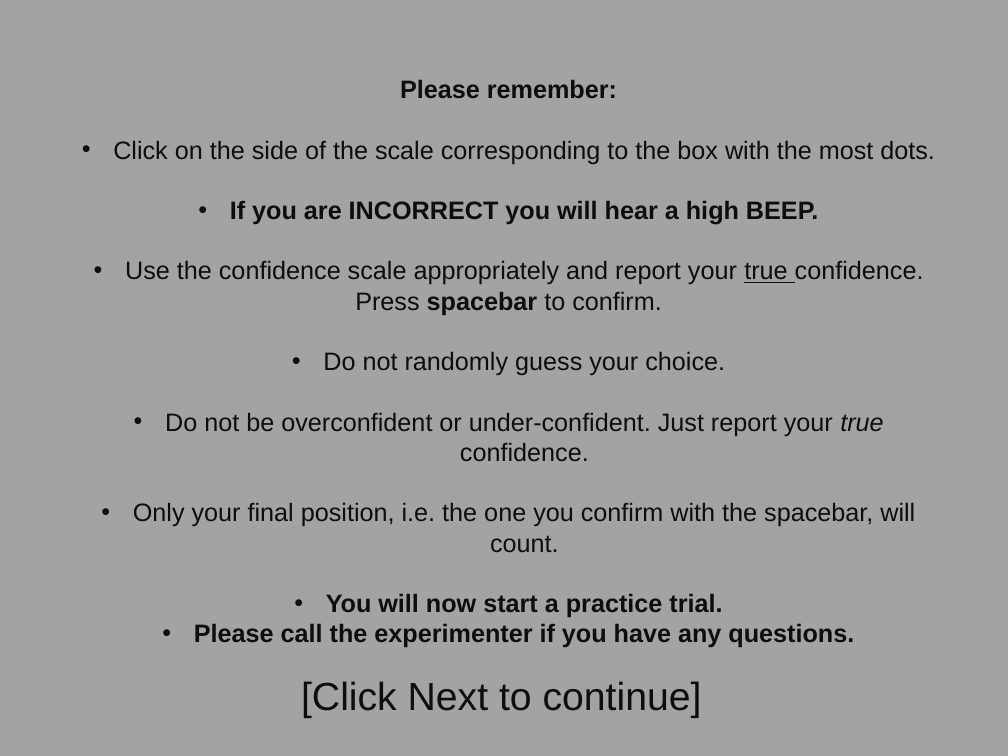
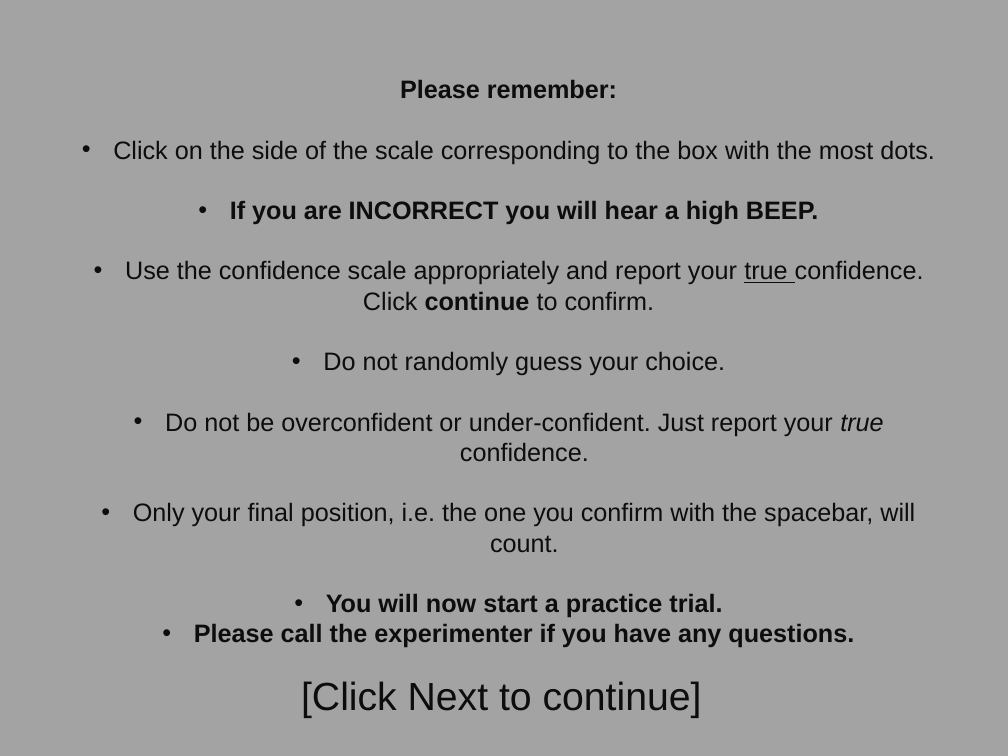
Before and after one commit to raj925/raj925.github.io, a slide deck: slide 11 of AdvisorChoice/instructions/Experiment 1a Instructions.pptx. Drawn at 1008x756 pixels with LibreOffice and Linux fonts; fonts in the diff are those of the drawing. Boxes give left, top, right and bottom in pixels: in the first picture for what was removed or moved away, otherwise in the second. Text is boxed around its words. In the diff, an @@ line names an element or a change of style, - is before the commit and + after.

```diff
--- a/AdvisorChoice/instructions/Experiment 1a Instructions.pptx
+++ b/AdvisorChoice/instructions/Experiment 1a Instructions.pptx
@@ text at [363, 292, 655, 310]: text changed @@
-Press spacebar to confirm.
+Click continue to confirm.
```
Also in this commit, not shown: 1 other slide changed, 12 other files.
